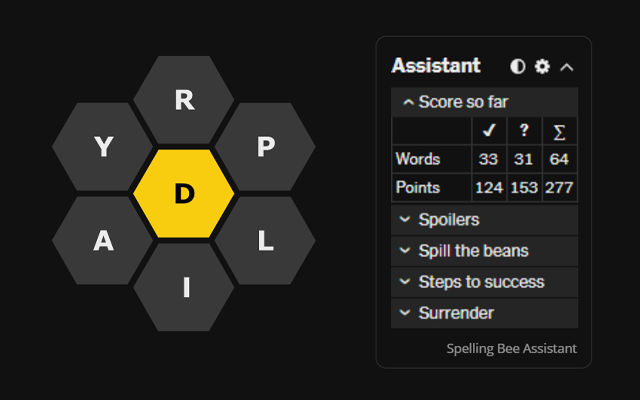
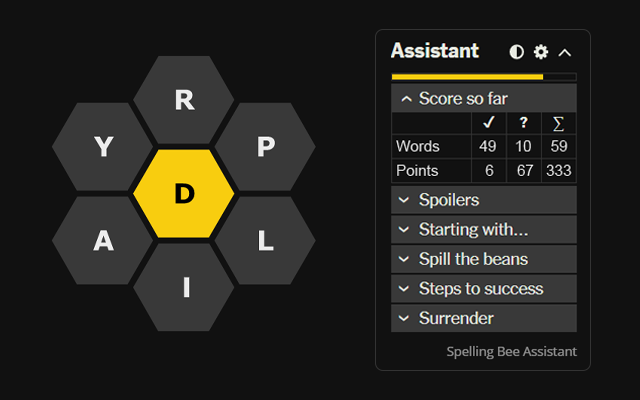
Two versions of the same layered image (w=640, h=400). Layer-by-layer changes:
added group "sba" with 2 layers above "spelling-bee" over (375, 29, 591, 371)
added layer "dark" (1st of 2, in "sba") in group "sba" over (375, 29, 591, 371)
added group "spelling-bee" with 2 layers over (375, 29, 593, 371)
renamed "Layer 4" to "light", hid it, moved it into group "spelling-bee", painted on it over (375, 29, 593, 371)
renamed "Layer 3" to "dark", moved it into group "spelling-bee", painted on it over (375, 29, 593, 371)
